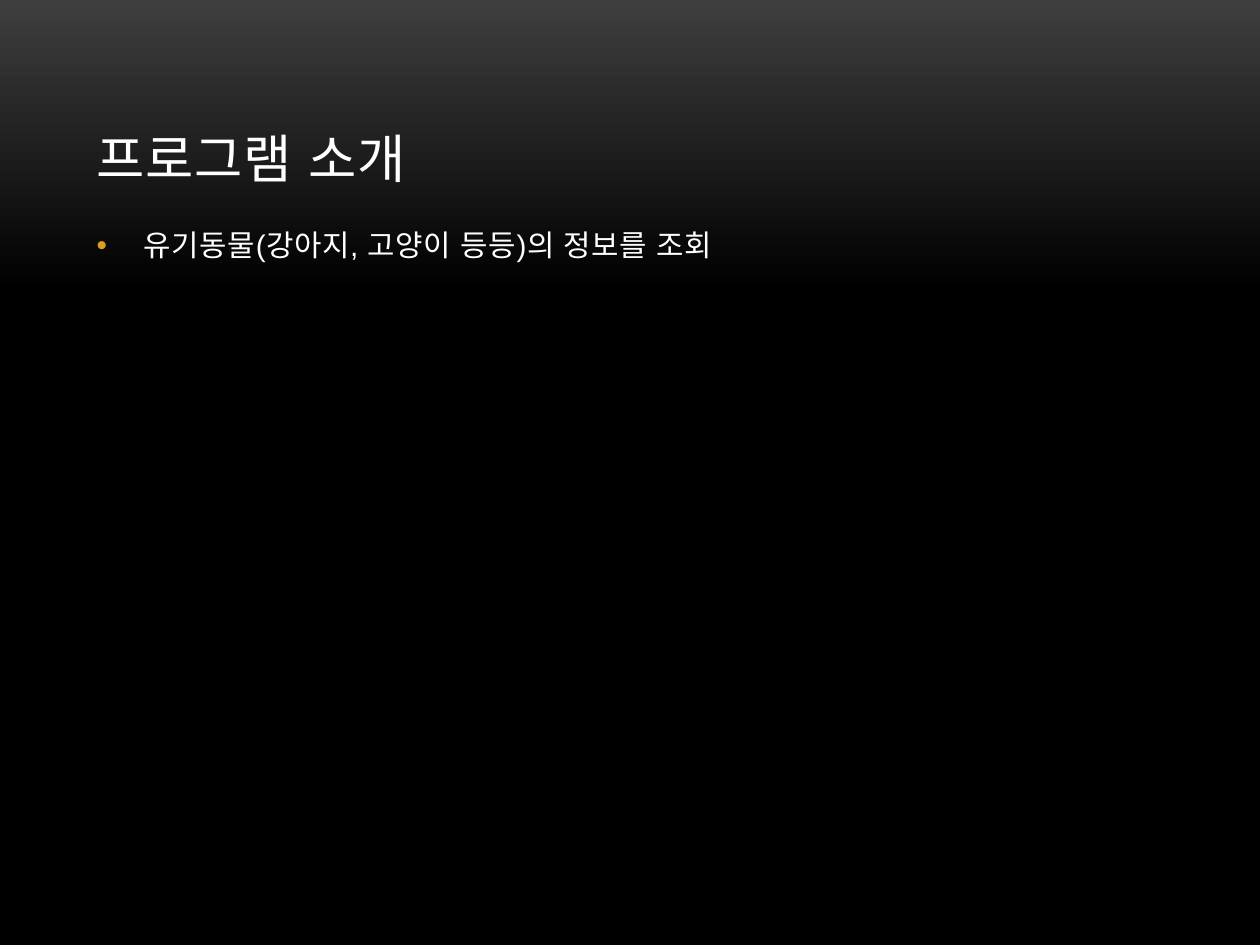
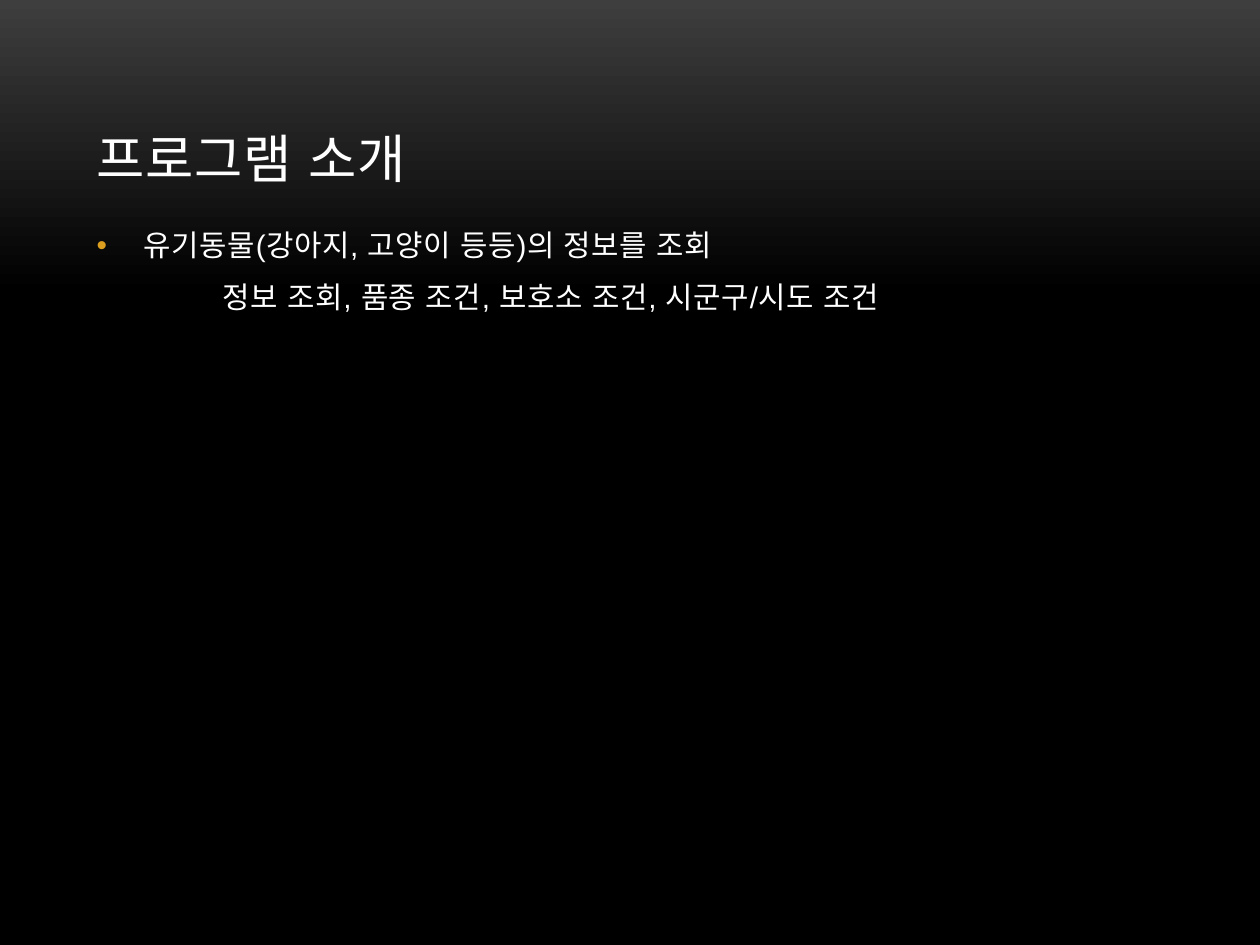
Before and after one commit to mminionss/script-language, a slide deck: slide 3 of 스크립트언어 팀플.pptx. Drawn at 1260x945 pixels with LibreOffice and Linux fonts; fonts in the diff are those of the drawing; background and template pictures are left out. Boxes give left, top, right and bottom in pixels: in the first picture for what was removed or moved away, otherwise in the second. Text is boxed around its words. In the diff, an @@ line names an element or a change of style, - is before the commit and + after.

```diff
--- a/스크립트언어 팀플.pptx
+++ b/스크립트언어 팀플.pptx
@@ text at [223, 283, 878, 312]: paragraph added @@
+정보 조회, 품종 조건, 보호소 조건, 시군구/시도 조건
```
Also in this commit, not shown: 1 other slide changed.
